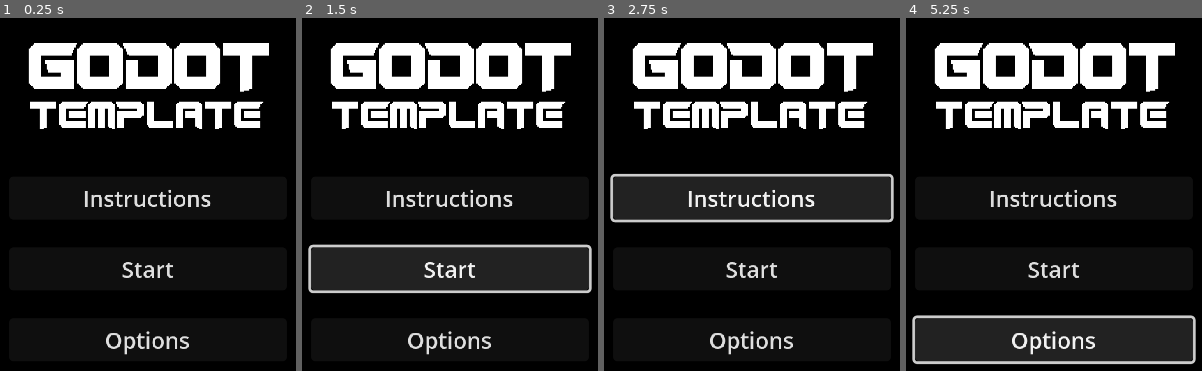
Above: before the commit, frames 1-4 (left to right).
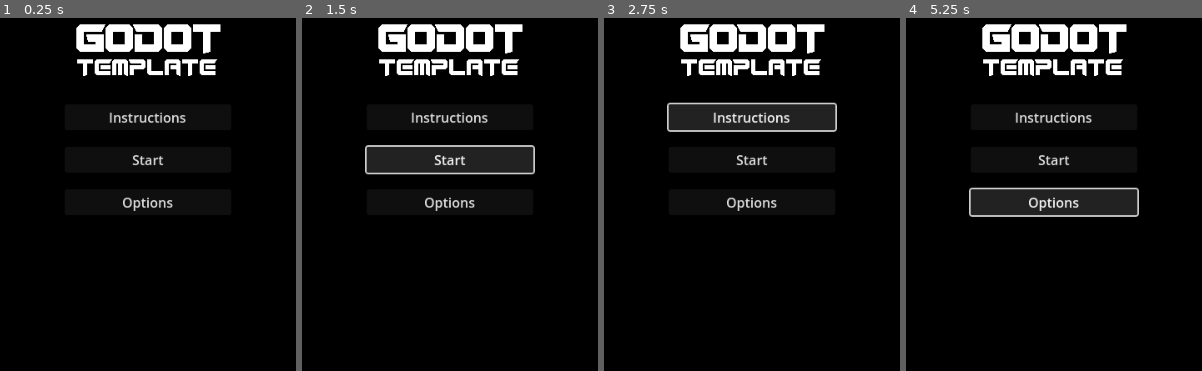
Above: after the commit, the same moments.

Repository: hawkstein/godot-2d-template
Game: Godot game, scene res://utils/ui/main_menu.tscn
Two runs of this game, one before a commit and one after it. Both use one fixed random seed, a clock stepped at 60 frames per second and the inputs below.
Inputs:
- Up to frame 1 (0.25 s): no input
- Up to frame 2 (1.5 s): click "Start" at 0.5 s; click "Start" at 1.25 s
- Up to frame 3 (2.75 s): click "Instructions" at 2 s
- Up to frame 4 (5.25 s): click "Instructions" at 2.75 s; click "Instructions" at 3.5 s; click "Start" at 4.25 s; click "Options" at 5 s

The runs differ from the first frame. In frame 1, 15% of the frame differs, in the area x 9-91%, y 1-96%; in frame 2, 33%, in the area x 2-98%, y 1-96%; in frame 3, 26%; in frame 4, 29%.

Commit message:
Add bootsplash and tweak window dimensions

Diff:
--- a/project.godot
+++ b/project.godot
@@ -13,6 +13,10 @@
 config/name="godot-2d-template"
 run/main_scene="uid://dfn6sijy2qq8n"
 config/features=PackedStringArray("4.5", "GL Compatibility")
+boot_splash/bg_color=Color(0, 0, 0, 1)
+boot_splash/fullsize=false
+boot_splash/use_filter=false
+boot_splash/image="uid://4iakeclf4k4b"
 config/icon="res://icon.svg"
 
 [autoload]
@@ -21,8 +25,11 @@
 
 [display]
 
+window/size/viewport_width=960
+window/size/viewport_height=540
+window/size/window_width_override=1920
+window/size/window_height_override=1080
 window/stretch/mode="canvas_items"
-window/stretch/scale=2.0
 window/stretch/scale_mode="integer"
 
 [rendering]
--- a/utils/ui/main_menu.tscn
+++ b/utils/ui/main_menu.tscn
@@ -13,6 +13,7 @@
 size_flags_horizontal = 3
 size_flags_vertical = 3
 script = ExtResource("1_wyq4t")
+metadata/_edit_lock_ = true
 
 [node name="BackgroundColorRect" type="ColorRect" parent="."]
 layout_mode = 1
@@ -22,6 +23,7 @@
 grow_horizontal = 2
 grow_vertical = 2
 color = Color(0, 0, 0, 1)
+metadata/_edit_lock_ = true
 
 [node name="MarginContainer" type="MarginContainer" parent="."]
 layout_mode = 1
@@ -34,6 +36,7 @@
 theme_override_constants/margin_top = 20
 theme_override_constants/margin_right = 20
 theme_override_constants/margin_bottom = 20
+metadata/_edit_lock_ = true
 
 [node name="VBoxContainer" type="VBoxContainer" parent="MarginContainer"]
 layout_mode = 2
